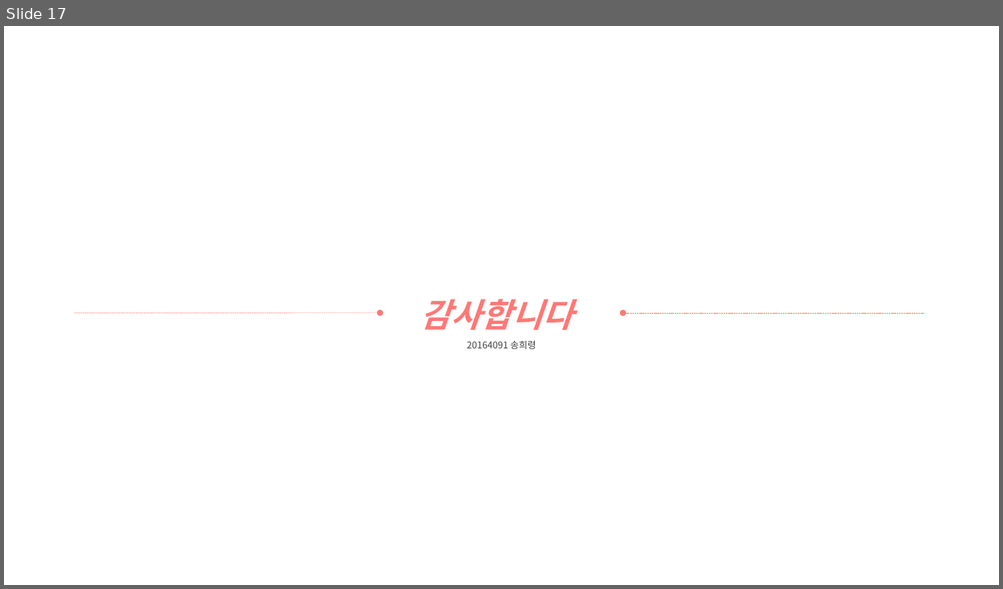
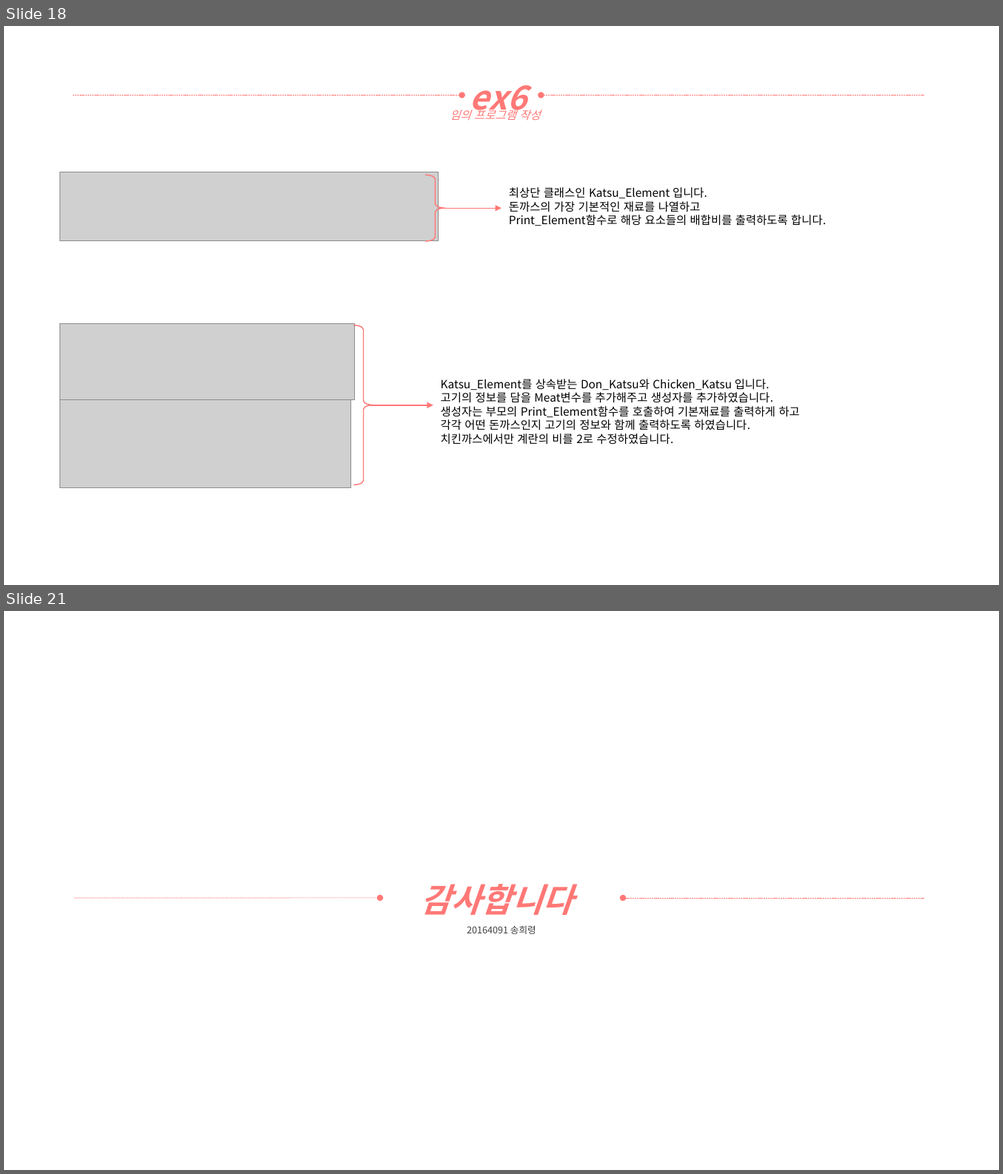
Before and after one commit to yooatom2200/Programing_Base_2, a slide deck: 1장/20164091-송희령-7주차 과제1.pptx. Shown one above the other, each under a label of ours: slide 17 before the commit, slides 18 and 21 after it; the slides between them are not shown. The pictures are 1003x589 and 1003x1174 pixels, drawn with LibreOffice and Linux fonts; fonts in the diff are those of the drawing; grey boxes stand for pictures. Boxes give left, top, right and bottom in pixels: in the first picture for what was removed or moved away, otherwise in the second. Text is boxed around its words. In the diff, an @@ line names an element or a change of style, - is before the commit and + after.

```diff
--- a/1장/20164091-송희령-7주차 과제1.pptx
+++ b/1장/20164091-송희령-7주차 과제1.pptx
@@ slide 18 added at [4,26,999,585], background #FFFFFF @@
@@ text added at [469,85,526,118], 32 pt, text #FF7876, bold, italic @@
+ex6
@@ arrow added from (73, 96) to (462, 96), #FF7876 0.5 pt dashed @@
@@ text added at [449,107,540,120], 11 pt, text #FF7876, italic @@
+임의 프로그램 작성
@@ arrow added from (924, 96) to (541, 96), #FF7876 0.5 pt dashed @@
@@ picture added at [60,173,438,241] @@
@@ right brace added at [426,175,445,241], outline #FF7876 1 pt @@
@@ text added at [509,187,825,226], 11 pt, text #000000 @@
+최상단 클래스인 Katsu_Element 입니다.
+돈까스의 가장 기본적인 재료를 나열하고
+Print_Element함수로 해당 요소들의 배합비를 출력하도록 합니다.
@@ arrow added from (438, 208) to (502, 208), #FF7876 1 pt @@
@@ picture added at [60,323,355,400] @@
@@ right brace added at [353,325,373,485], outline #FF7876 1 pt @@
@@ text added at [441,379,800,445], 11 pt, text #000000 @@
+Katsu_Element를 상속받는 Don_Katsu와 Chicken_Katsu 입니다.
+고기의 정보를 담을 Meat변수를 추가해주고 생성자를 추가하였습니다.
+생성자는 부모의 Print_Element함수를 호출하여 기본재료를 출력하게 하고
+각각 어떤 돈까스인지 고기의 정보와 함께 출력하도록 하였습니다.
+치킨까스에서만 계란의 비를 2로 수정하였습니다.
@@ picture added at [60,400,351,488] @@
@@ arrow added from (370, 406) to (433, 406), #FF7876 1 pt @@
@@ what was slide 17 is now slide 21 @@
```
Also in this commit, not shown: 3 other slides added, 2 other files.
